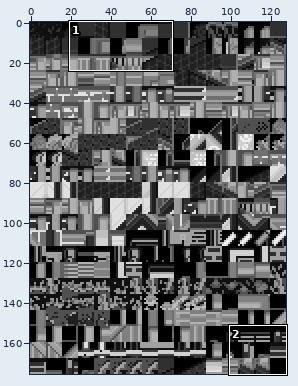
Edited in one commit: sprite sheet (data/tilesets/secondary/small_town_with_lab/tiles.png). The picture above shows the old version from afar; the outline marks the close-up.
Close-up. Old version:
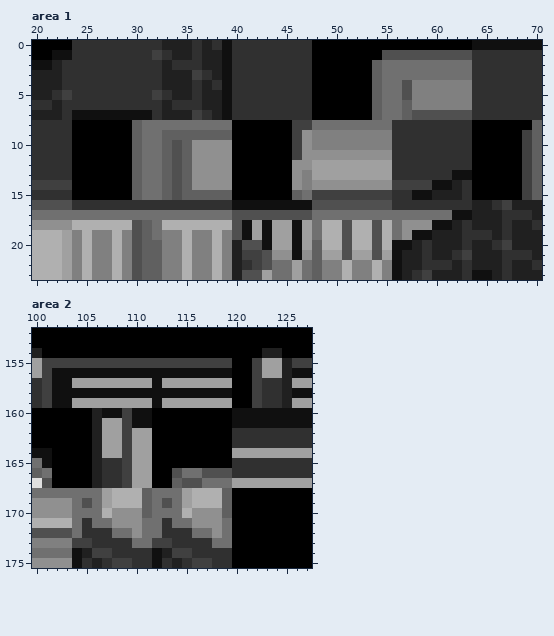
The file is 128x176 pixels. Shown: area 1: x 20..70, y 0..23; area 2: x 100..127, y 152..175.
After the commit:
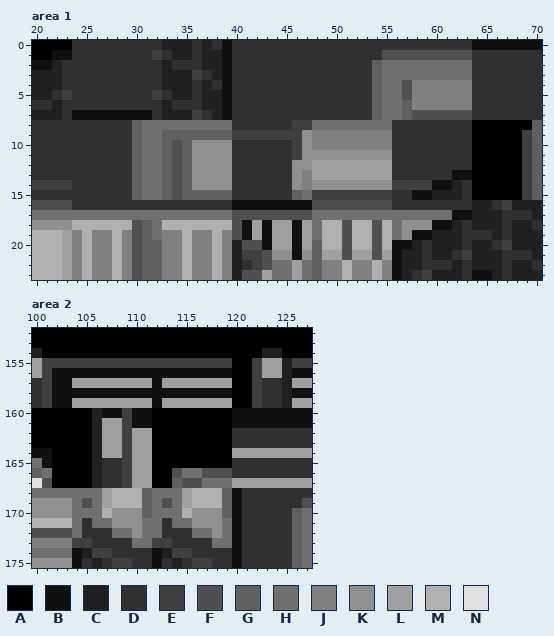
Palette (. is transparent): A #000000  B #101010  C #202020  D #303030  E #404040  F #505050  G #606060  H #707070  J #808080  K #909090  L #a0a0a0  M #b0b0b0  N #e0e0e0
Difference:
{"where": "area 1"}
{"y":0,"x":48,"old":"AAAAAAAAAAAAAAAA","new":"DDDDDDDDDDDDDDDD"}
{"y":1,"x":48,"old":"AAAAAAA","new":"DDDDDDD"}
{"y":2,"x":48,"old":"AAAAAA","new":"DDDDDD"}
{"y":3,"x":48,"old":"AAAAAA","new":"DDDDDD"}
{"y":4,"x":48,"old":"AAAAAA","new":"DDDDDD"}
{"y":5,"x":48,"old":"AAAAAA","new":"DDDDDD"}
{"y":6,"x":48,"old":"AAAAAA","new":"DDDDDD"}
{"y":7,"x":48,"old":"AAAAAA","new":"DDDDDD"}
{"y":8,"x":24,"old":"AAAAAA","new":"DDDDDD"}
{"y":8,"x":40,"old":"AAAAAA","new":"DDDDDD"}
{"y":9,"x":24,"old":"AAAAAA","new":"DDDDDD"}
{"y":9,"x":40,"old":"AAAAAA","new":"EEEEEE"}
{"y":10,"x":24,"old":"AAAAAA","new":"DDDDDD"}
{"y":10,"x":40,"old":"AAAAAA","new":"DDDDDD"}
{"y":11,"x":24,"old":"AAAAAA","new":"DDDDDD"}
{"y":11,"x":40,"old":"AAAAAA","new":"DDDDDD"}
{"y":12,"x":24,"old":"AAAAAA","new":"DDDDDD"}
{"y":12,"x":40,"old":"AAAAAA","new":"DDDDDD"}
{"y":13,"x":24,"old":"AAAAAA","new":"DDDDDD"}
{"y":13,"x":40,"old":"AAAAAA","new":"DDDDDD"}
{"y":14,"x":24,"old":"AAAAAA","new":"DDDDDD"}
{"y":14,"x":40,"old":"AAAAAA","new":"DDDDDD"}
{"y":15,"x":24,"old":"AAAAAA","new":"DDDDDD"}
{"y":15,"x":40,"old":"AAAAAA","new":"DDDDDD"}
{"where": "area 2"}
{"y":168,"x":120,"old":"AAAAAAAA","new":"BDDDDDDD"}
{"y":169,"x":120,"old":"AAAAAAAA","new":"BDDDDDDF"}
{"y":170,"x":120,"old":"AAAAAAAA","new":"BDDDDDGH"}
{"y":171,"x":120,"old":"AAAAAAAA","new":"BDDDDDGH"}
{"y":172,"x":120,"old":"AAAAAAAA","new":"BDDDDDGH"}
{"y":173,"x":120,"old":"AAAAAAAA","new":"BDDDDDGH"}
{"y":174,"x":120,"old":"AAAAAAAA","new":"BDDDDDGH"}
{"y":175,"x":120,"old":"AAAAAAAA","new":"BDDDDDGH"}
{"label":"changed","picture_box":[232,40,472,200]}
{"label":"changed","picture_box":[72,120,132,200]}
{"label":"changed","picture_box":[232,488,312,568]}
